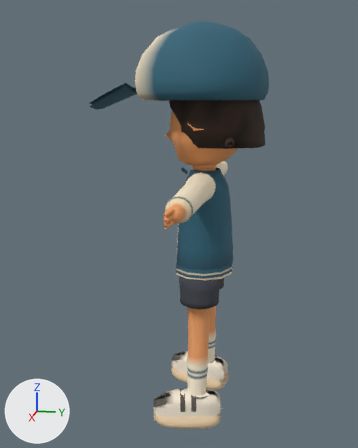
A saved change to the glTF model public/v2/models/kid_calls_shot.glb.
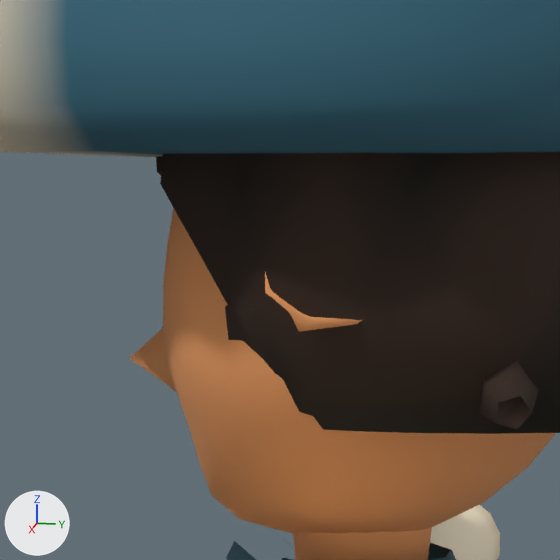
Each version is shown whole from a 50 mm lens placed at (4.94, 0.73, 3.27), pointed at (0.0, -0.26, 2.03), then close up on the part from 40% to 67% of the width and 16% to 38% of the height. Lighting does not change. The marker at lower left points along +X, +Y and +Z. The first two pictures are the older version. Objects named as collision shapes, trigger or cutter boxes, shadow casters or lower levels of detail are left out. Vertices at exactly the same position are counted once.

Names of what the first close-up shows: 'kid_calls_shot_LOD0'.
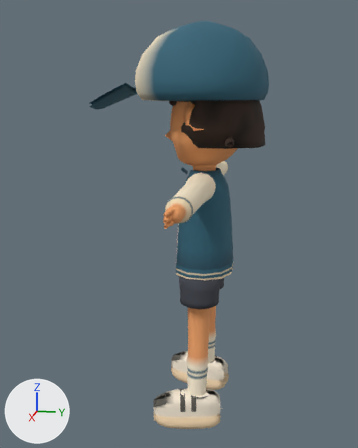
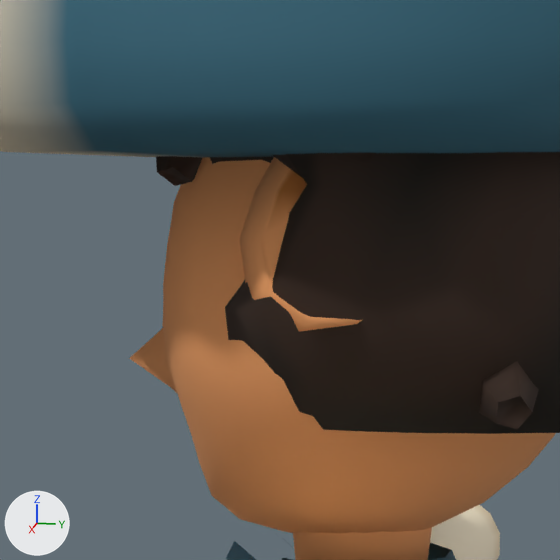
Patch to the scene script:
```diff
--- a/public/v2/models/kid_calls_shot.glb.py
+++ b/public/v2/models/kid_calls_shot.glb.py
@@ me_kid_calls_shot_lod0_mesh_001 @@
 me_kid_calls_shot_lod0_mesh_001.from_pydata(...)  # 3649 vertices, 6832 faces; spans x -1.62..1.62, y -1.1..0.6, z 0.01..4.01
 # used by ob_kid_calls_shot_lod0; location = (0.0, 0.0, 0.0)
-me_kid_calls_shot_lod0_mesh_001.vertices[3488].co = (0.45, -0.26, 3.24)  # pixel (160, 184)
-me_kid_calls_shot_lod0_mesh_001.vertices[3489].co = (0.48, -0.12, 3.24)  # pixel (240, 184)
+# me_kid_calls_shot_lod0_mesh_001 part 1
+me_kid_calls_shot_lod0_mesh_001.vertices[3488].co = (0.45, -0.02, 3.24)
+me_kid_calls_shot_lod0_mesh_001.vertices[3489].co = (0.48, -0.02, 3.24)  # pixel (307, 184)
 me_kid_calls_shot_lod0_mesh_001.materials.append(mat_m_body)
```

Where the change shows, as pixel boxes [x1, y1, x2, y2] in the close-ups (560 x 560 px; the box of a moved part takes in the faces that stretch with it):
part 1 of me_kid_calls_shot_lod0_mesh_001, moved or reshaped
    before: [160, 153, 324, 312]
    after: [225, 153, 324, 312]
